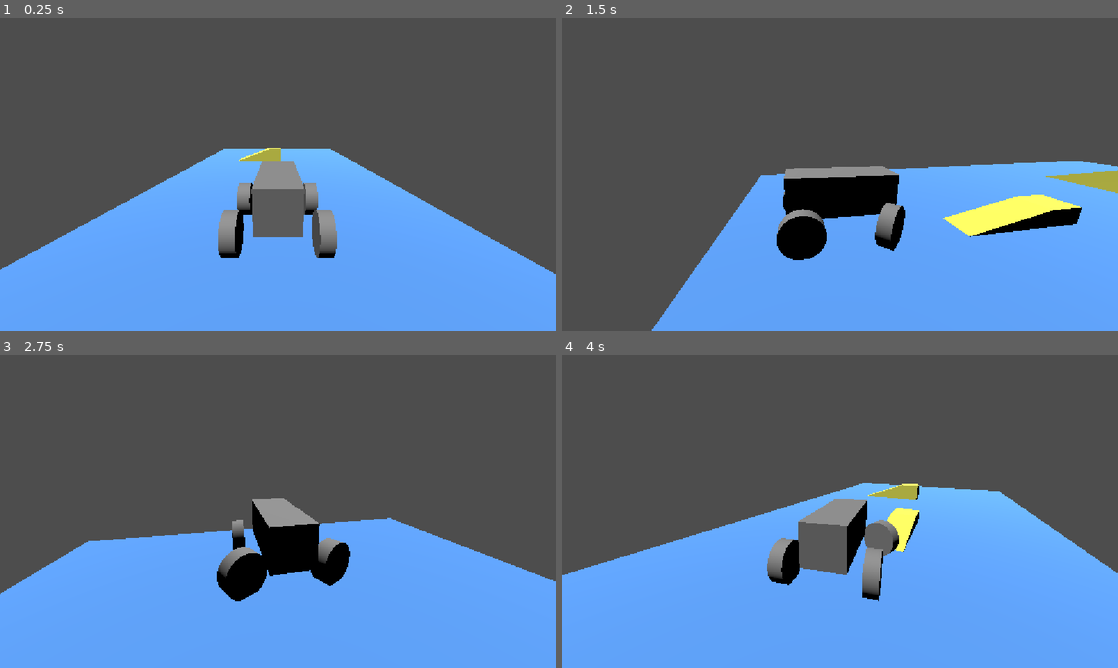
Above: before the commit, frames 1-4 (two rows, left to right).
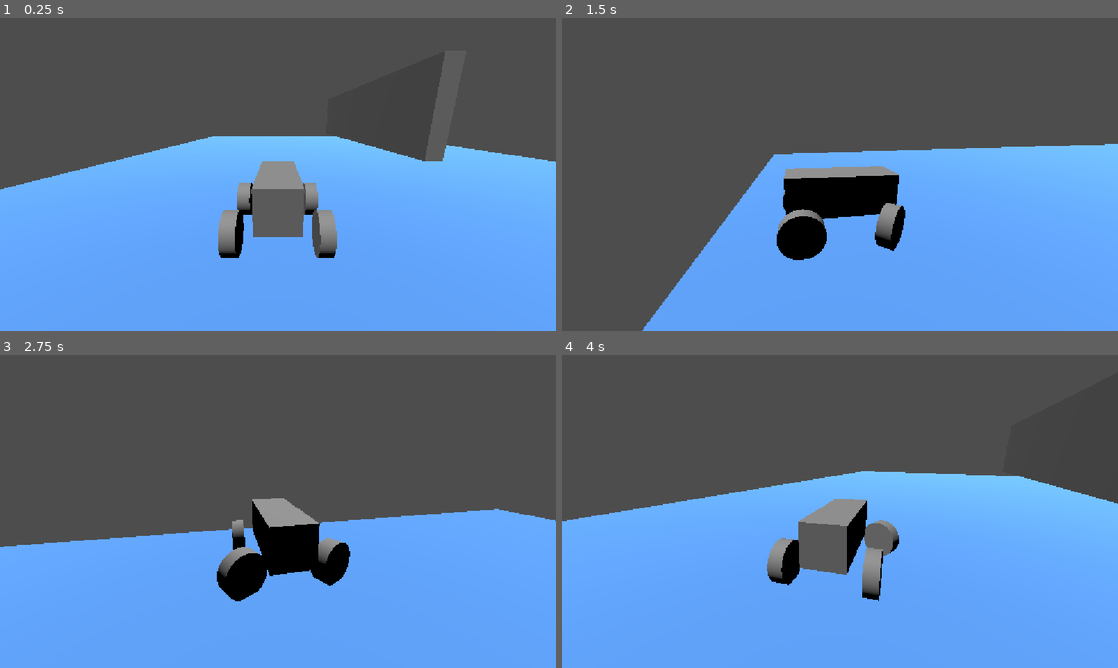
Above: after the commit, the same moments.

Repository: MauroEscalante-Hub/Linea-San-Gnomo
Game: Godot game, scene res://escena_para_pruebas.tscn
Two runs of this game, one before a commit and one after it. Both use one fixed random seed, a clock stepped at 60 frames per second and the inputs below. The project has no main scene, so this scene is started directly.
Inputs:
- Up to frame 1 (0.25 s): no input
- Up to frame 2 (1.5 s): hold D (derecha) 0.53-1.28 s; tap S (frenar) at 0.6, 1.35 s; hold A (izquierda) from 1.28 s (still down)
- Up to frame 3 (2.75 s): release A (izquierda) at 2.03 s; hold D (derecha) from 2.03 s (still down); tap S (frenar) at 2.1 s
- Up to frame 4 (4 s): release D (derecha) at 2.78 s; hold W (avanzar) 2.78-3.53 s; tap S (frenar) at 2.85, 3.6 s; hold A (izquierda) from 3.53 s (still down)

The runs differ from the first frame. In frame 1, 15% of the frame differs, in the area x 0-100%, y 37-82%; in frame 2, 6.5%; in frame 3, 4.8%; in frame 4, 11%.

Commit message:
poniendo pared

Diff:
--- a/escena_para_pruebas.tscn
+++ b/escena_para_pruebas.tscn
@@ -17,19 +17,25 @@
 use_collision = true
 
 [node name="CSGBox3D" type="CSGBox3D" parent="CSGCombiner3D" unique_id=368054404]
-transform = Transform3D(1, 0, 0, 0, 1, 0, 0, 0, 1, -0.08911133, 0, -7.480591)
-size = Vector3(12, 1, 21.406)
+transform = Transform3D(1, 0, 0, 0, 1, 0, 0, 0, 1, 4.3757324, 0, -16.469666)
+size = Vector3(34.929688, 1, 39.640137)
 material = SubResource("StandardMaterial3D_r8nmx")
 
 [node name="CSGPolygon3D" type="CSGPolygon3D" parent="CSGCombiner3D" unique_id=2019843601]
 transform = Transform3D(-4.371139e-08, 0, -1, 0, 1, 0, 1, 0, -4.371139e-08, 0, 0, -6.3714476)
+visible = false
 polygon = PackedVector2Array(0, 0, 0, 1, 1, 1, 4.834387, 0.21421432)
 material = SubResource("StandardMaterial3D_u5bk5")
 
 [node name="CSGPolygon3D2" type="CSGPolygon3D" parent="CSGCombiner3D" unique_id=2032539734]
 transform = Transform3D(1, 0, 0, 0, 1, 0, 0, 0, 1, -0.7233753, 0.41569328, -11.147505)
+visible = false
 polygon = PackedVector2Array(-2.7342029, -0.044368744, 0, 1, 1, 1, 1, 0)
 material = SubResource("StandardMaterial3D_kddjp")
+
+[node name="CSGBox3D2" type="CSGBox3D" parent="CSGCombiner3D" unique_id=1136161589]
+transform = Transform3D(1, 0, 0, 0, 1, 0, 0, 0, 1, 8.516242, 4.17483, -17.87156)
+size = Vector3(1, 5.3779297, 23.744751)
 
 [node name="jugador" parent="." unique_id=1604139032 instance=ExtResource("1_r8nmx")]
 transform = Transform3D(1, 0, 0, 0, 1, 0, 0, 0, 1, 0, 2.198421, 0)
